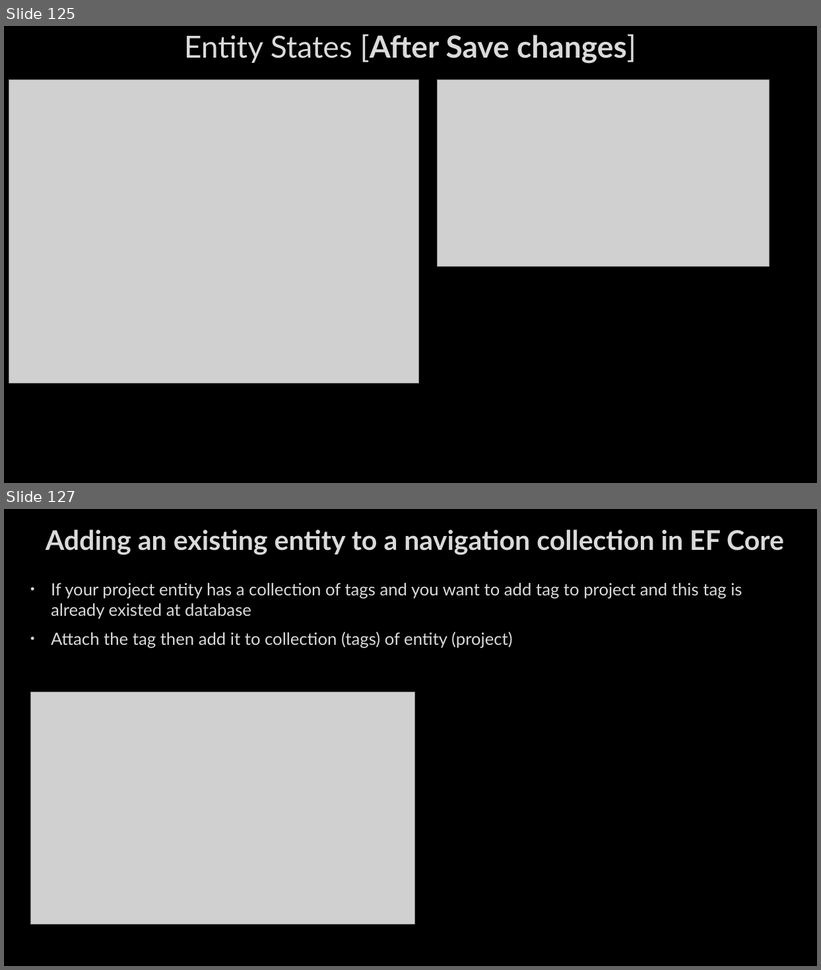
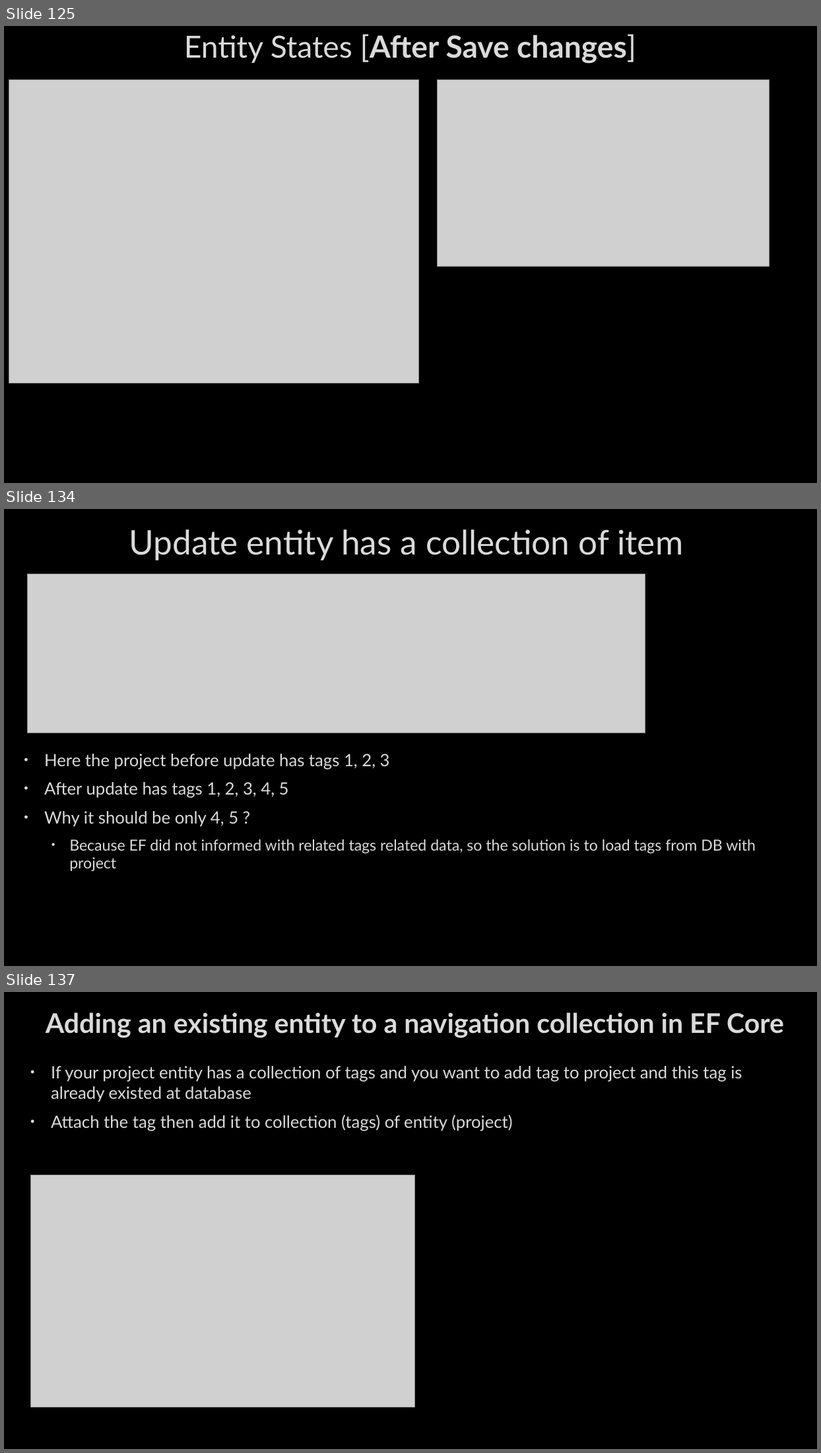
Before and after one commit to AhmedMohamedSamir1/Summary, a slide deck: Dot Net/1_C#, LINQ, EF,OOP&Solid.pptx. Shown one above the other, each under a label of ours: slides 125 and 127 before the commit, slides 125, 134 and 137 after it; the slides between them are not shown. The pictures are 821x970 and 821x1453 pixels, drawn with LibreOffice and Linux fonts; fonts in the diff are those of the drawing; grey boxes stand for pictures; background and template pictures are left out. Boxes give left, top, right and bottom in pixels: in the first picture for what was removed or moved away, otherwise in the second. Text is boxed around its words. In the diff, an @@ line names an element or a change of style, - is before the commit and + after.

```diff
--- a/Dot Net/1_C#, LINQ, EF,OOP&Solid.pptx
+++ b/Dot Net/1_C#, LINQ, EF,OOP&Solid.pptx
@@ slide 134 added at <box>4,509,817,966</box>, background picture (left out) @@
@@ title added at <box>129,529,683,560</box>, 40 pt, text #DADADA @@
+Update entity has a collection of item
@@ picture added at <box>27,574,644,733</box> @@
@@ text added at <box>44,754,756,871</box>, 18 pt, text #DADADA @@
+• Here the project before update has tags 1, 2, 3
+• After update has tags 1, 2, 3, 4, 5
+• Why it should be only 4, 5 ?
+  • Because EF did not informed with related tags related data, so the solution is to load tags from DB with project
@@ what was slide 127 is now slide 137 @@
```
Also in this commit, not shown: 2 slides changed, 13 other slides added, 1 slide removed, 4 other files.
